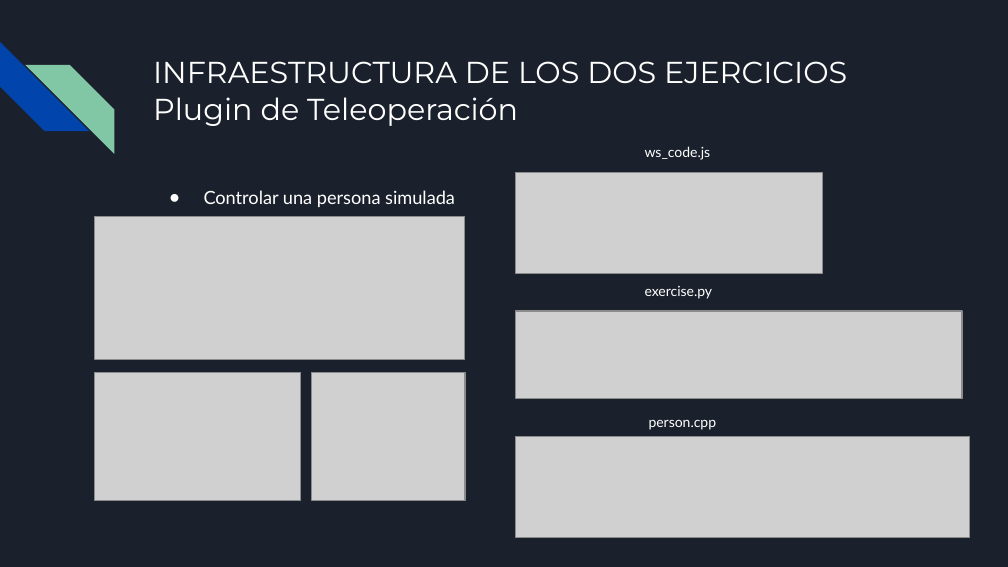
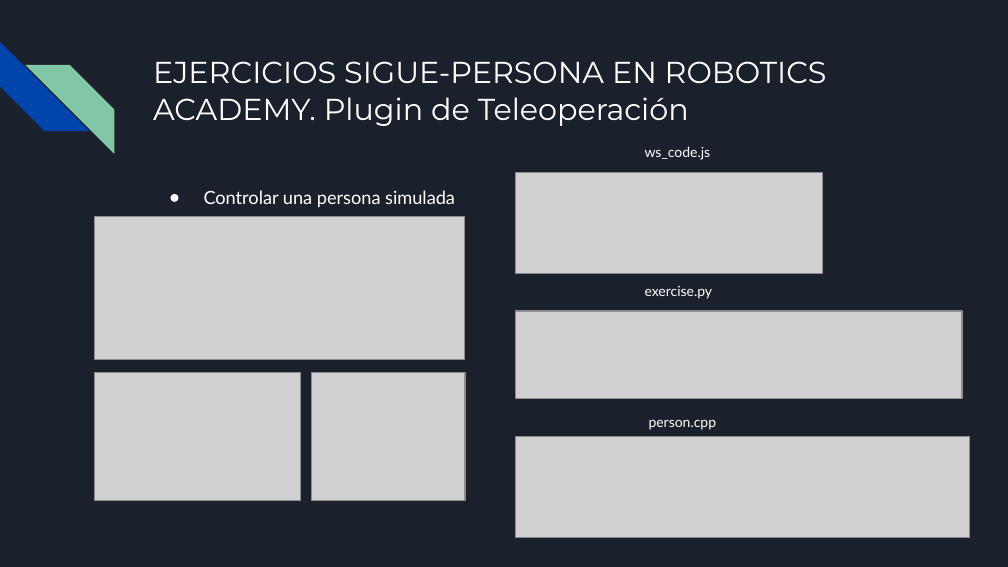
Before and after one commit to RoboticsLabURJC/2021-tfg-carlos-caminero, a slide deck: slide 10 of presentacion/presentacion.pptx. Drawn at 1008x567 pixels with LibreOffice and Linux fonts; fonts in the diff are those of the drawing; grey boxes stand for pictures. Boxes give left, top, right and bottom in pixels: in the first picture for what was removed or moved away, otherwise in the second. Text is boxed around its words. In the diff, an @@ line names an element or a change of style, - is before the commit and + after.

```diff
--- a/presentacion/presentacion.pptx
+++ b/presentacion/presentacion.pptx
@@ title at (x1=153, y1=61, x2=827, y2=126): text changed @@
-INFRAESTRUCTURA DE LOS DOS EJERCICIOS
-Plugin de Teleoperación
+EJERCICIOS SIGUE-PERSONA EN ROBOTICS ACADEMY. Plugin de Teleoperación
```
Also in this commit, not shown: 8 other slides changed, 1 other file.
